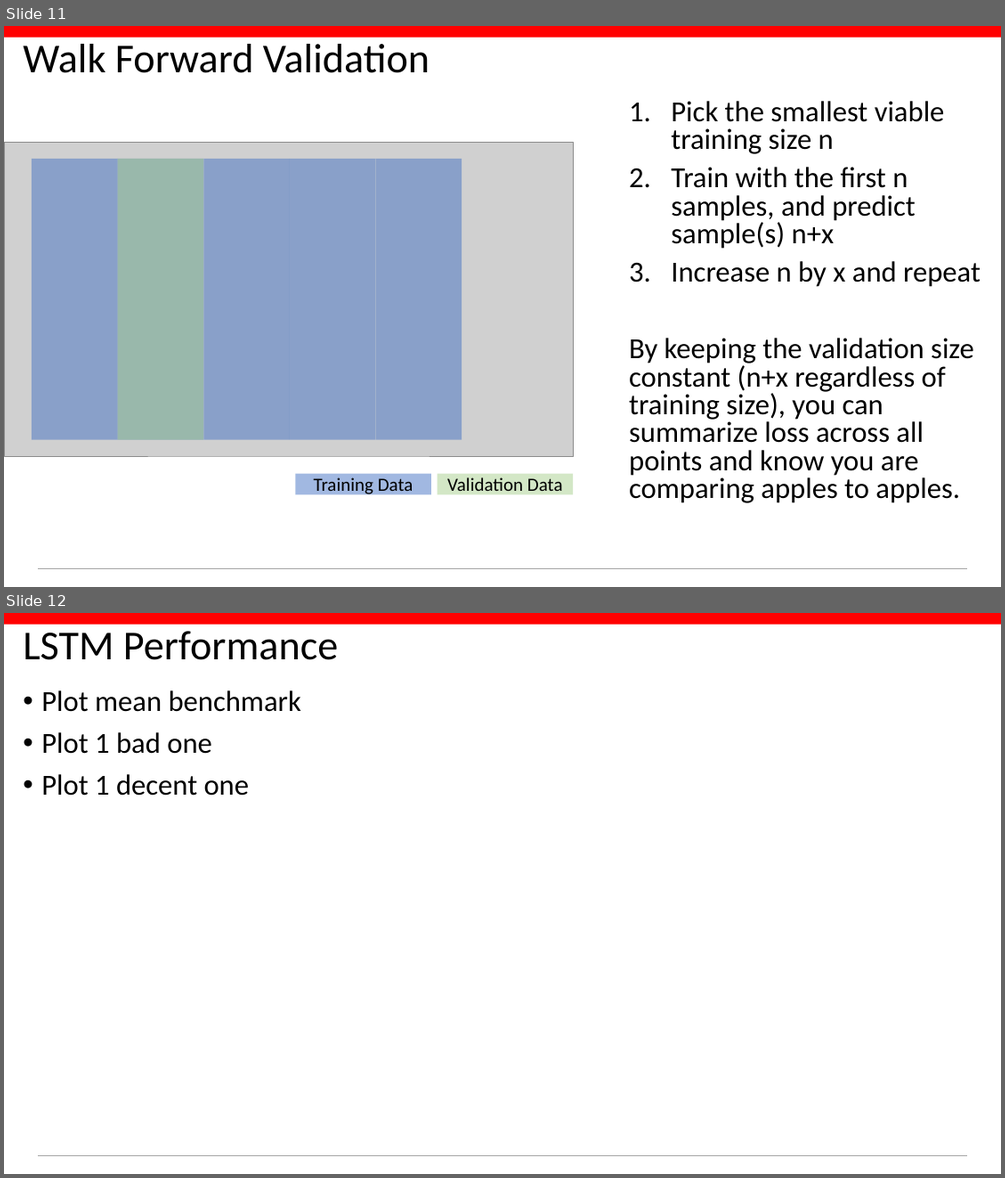
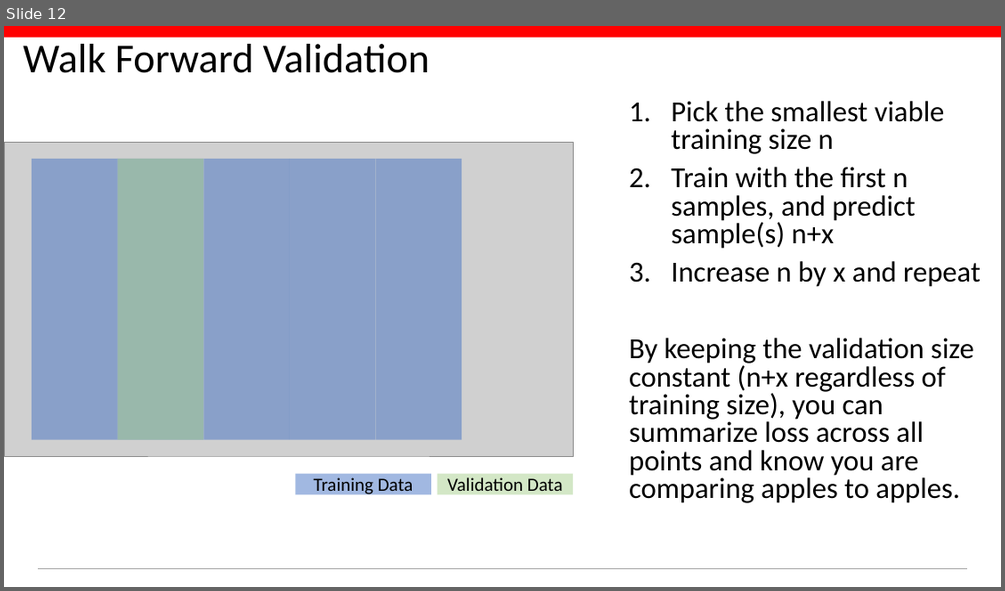
Before and after one commit to conditg/deng-ai, a slide deck: DengAI.pptx. Shown one above the other, each under a label of ours: slides 11 and 12 before the commit, slide 12 after it. The pictures are 1005x1178 and 1005x591 pixels, drawn with LibreOffice and Linux fonts; fonts in the diff are those of the drawing; grey boxes stand for pictures; background and template pictures are left out. Boxes give left, top, right and bottom in pixels: in the first picture for what was removed or moved away, otherwise in the second. Text is boxed around its words. In the diff, an @@ line names an element or a change of style, - is before the commit and + after.

Commit message:
LSTM training added to presentation

```diff
--- a/DengAI.pptx
+++ b/DengAI.pptx
@@ slide 12 removed at (4, 613, 1001, 1174), background #FFFFFF; not listed: 2 template elements that a slide beside it also shows @@
@@ title removed at (23, 631, 338, 660) @@
-LSTM Performance
@@ text removed at (41, 690, 301, 795) @@
-• Plot mean benchmark
-• Plot 1 bad one
-• Plot 1 decent one
@@ what was slide 11 is now slide 12 @@
```
Also in this commit, not shown: 3 slides changed, 5 slides added, 1 other slide removed, 3 other files.
